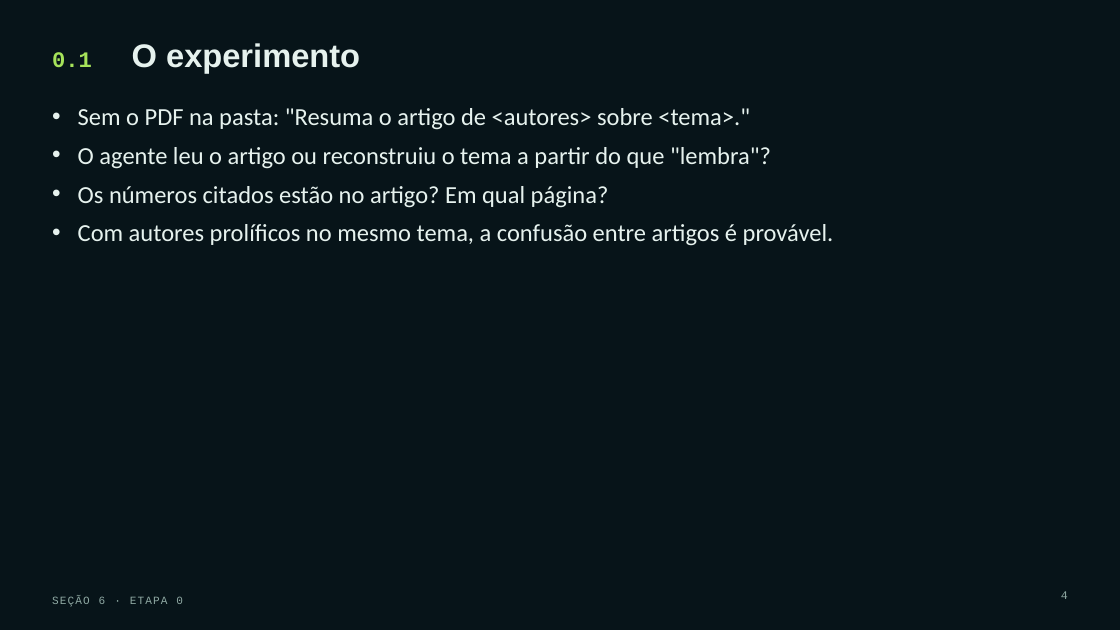
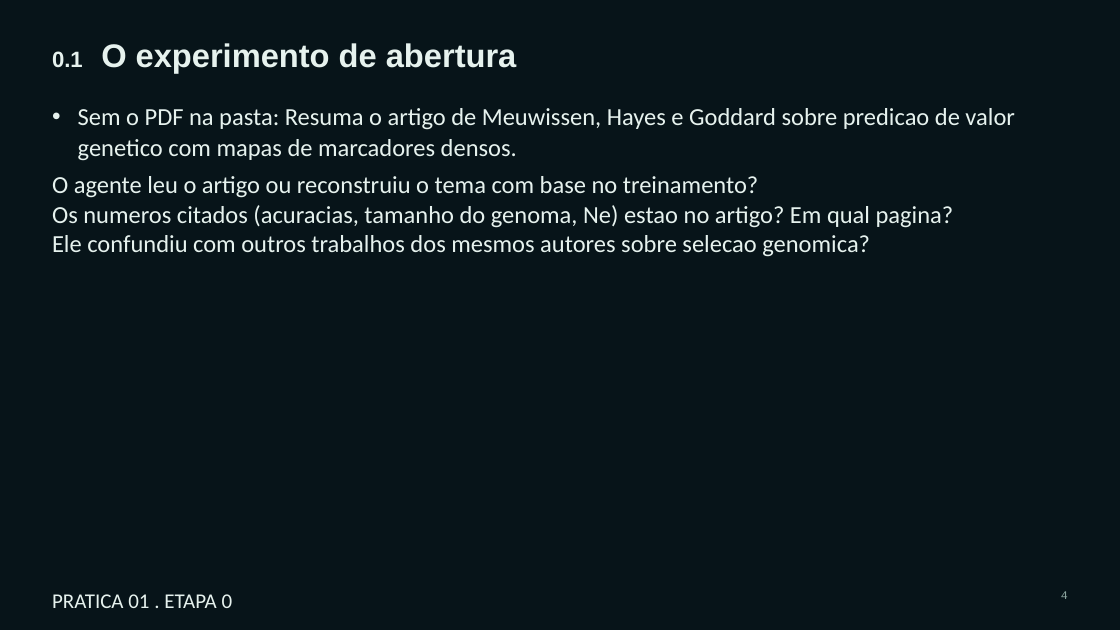
Before and after one commit to Bayer-Group/course-AI-UFV, a slide deck: slide 4 of 8. IA Generativa e Modelos de Linguagem na Pesquisa Científica_Eder_Kaique/Pratica_01_Eder/Estudar e reproduzir um artigo científico com Claude Code.pptx. Drawn at 1120x630 pixels with LibreOffice and Linux fonts; fonts in the diff are those of the drawing. Boxes give left, top, right and bottom in pixels: in the first picture for what was removed or moved away, otherwise in the second. Text is boxed around its words. In the diff, an @@ line names an element or a change of style, - is before the commit and + after.

```diff
--- a/8. IA Generativa e Modelos de Linguagem na Pesquisa Científica_Eder_Kaique/Pratica_01_Eder/Estudar e reproduzir um artigo científico com Claude Code.pptx
+++ b/8. IA Generativa e Modelos de Linguagem na Pesquisa Científica_Eder_Kaique/Pratica_01_Eder/Estudar e reproduzir um artigo científico com Claude Code.pptx
@@ title at [52,43,517,73]: text changed @@
-0.1 O experimento
+0.1 O experimento de abertura
@@ text at [52,108,1014,257]: text changed @@
-• Sem o PDF na pasta: "Resuma o artigo de <autores> sobre <tema>."
-• O agente leu o artigo ou reconstruiu o tema a partir do que "lembra"?
-• Os números citados estão no artigo? Em qual página?
-• Com autores prolíficos no mesmo tema, a confusão entre artigos é provável.
+• Sem o PDF na pasta: Resuma o artigo de Meuwissen, Hayes e Goddard sobre predicao de valor genetico com mapas de marcadores densos.
+O agente leu o artigo ou reconstruiu o tema com base no treinamento?
+Os numeros citados (acuracias, tamanho do genoma, Ne) estao no artigo? Em qual pagina?
+Ele confundiu com outros trabalhos dos mesmos autores sobre selecao genomica?
@@ text at [52,594,233,608]: text changed; size 9.5 to 18 pt; font Courier New to Calibri; text colour #8FA9A3 to #E6F2EE @@
-SEÇÃO 6 · ETAPA 0
+PRATICA 01 . ETAPA 0
```
Also in this commit, not shown: 21 other slides changed, 5 slides added, 6 slides removed, 13 other files.
